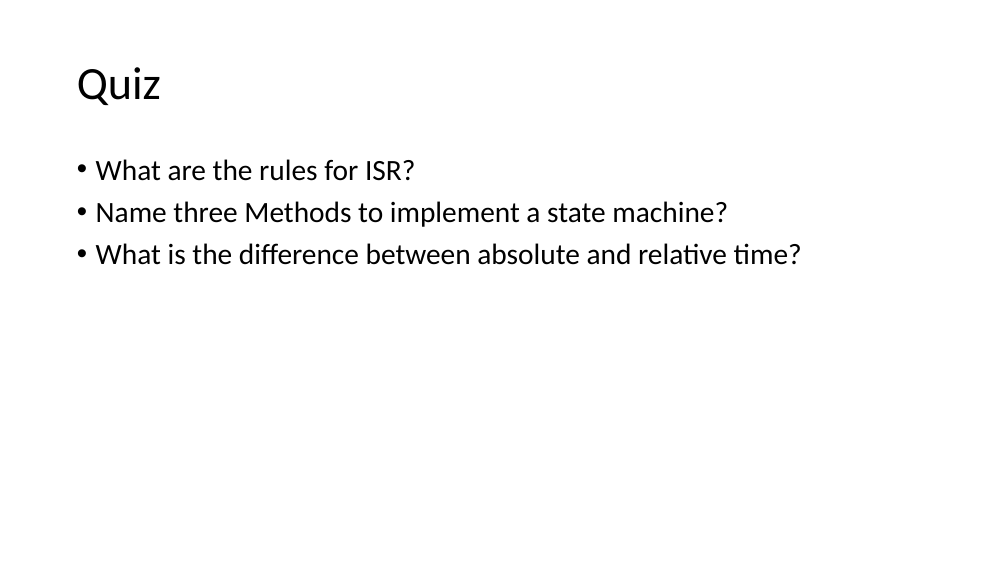
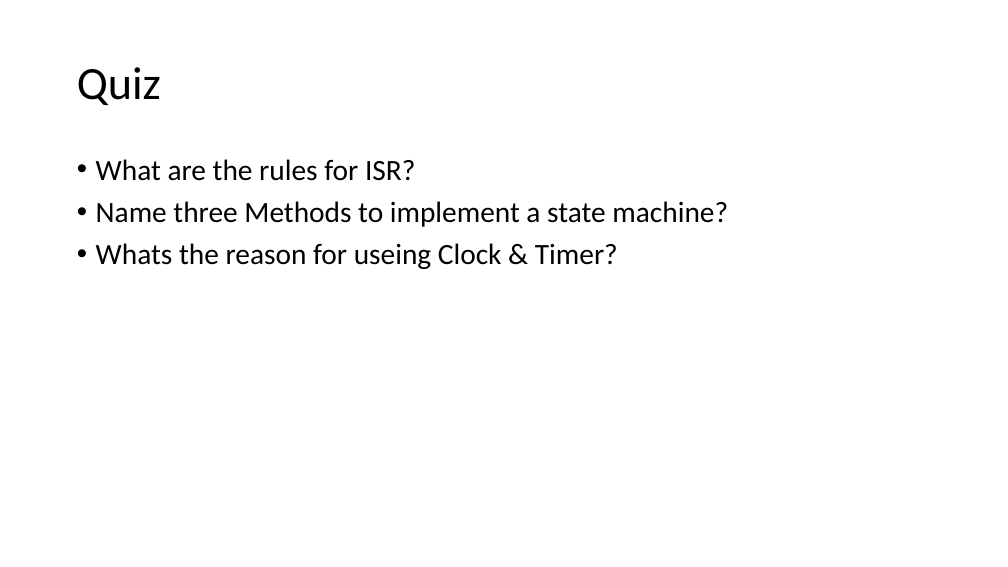
Before and after one commit to tdweber/Schweg_Web, a slide deck: slide 15 of SW04a Recap Schwegler Weber.pptx. Drawn at 1008x567 pixels with LibreOffice and Linux fonts; fonts in the diff are those of the drawing. Boxes give left, top, right and bottom in pixels: in the first picture for what was removed or moved away, otherwise in the second. Text is boxed around its words. In the diff, an @@ line names an element or a change of style, - is before the commit and + after.

```diff
--- a/SW04a Recap Schwegler Weber.pptx
+++ b/SW04a Recap Schwegler Weber.pptx
@@ text at box(96, 243, 618, 269): text changed @@
-• What is the difference between absolute and relative time?
+• Whats the reason for useing Clock & Timer?
```
Also in this commit, not shown: 1 other slide changed, 4 slides added, 1 slide removed.
